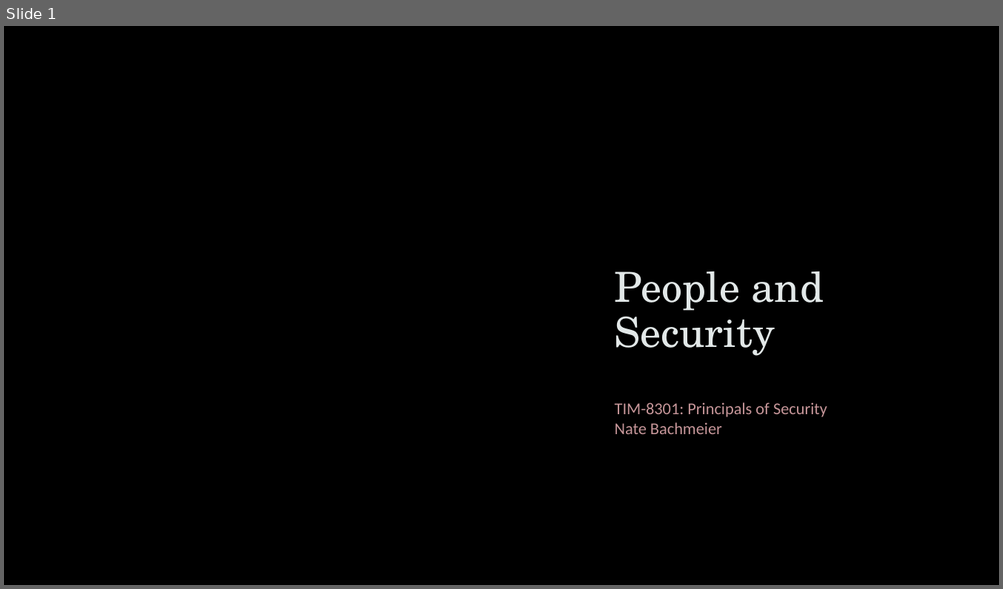
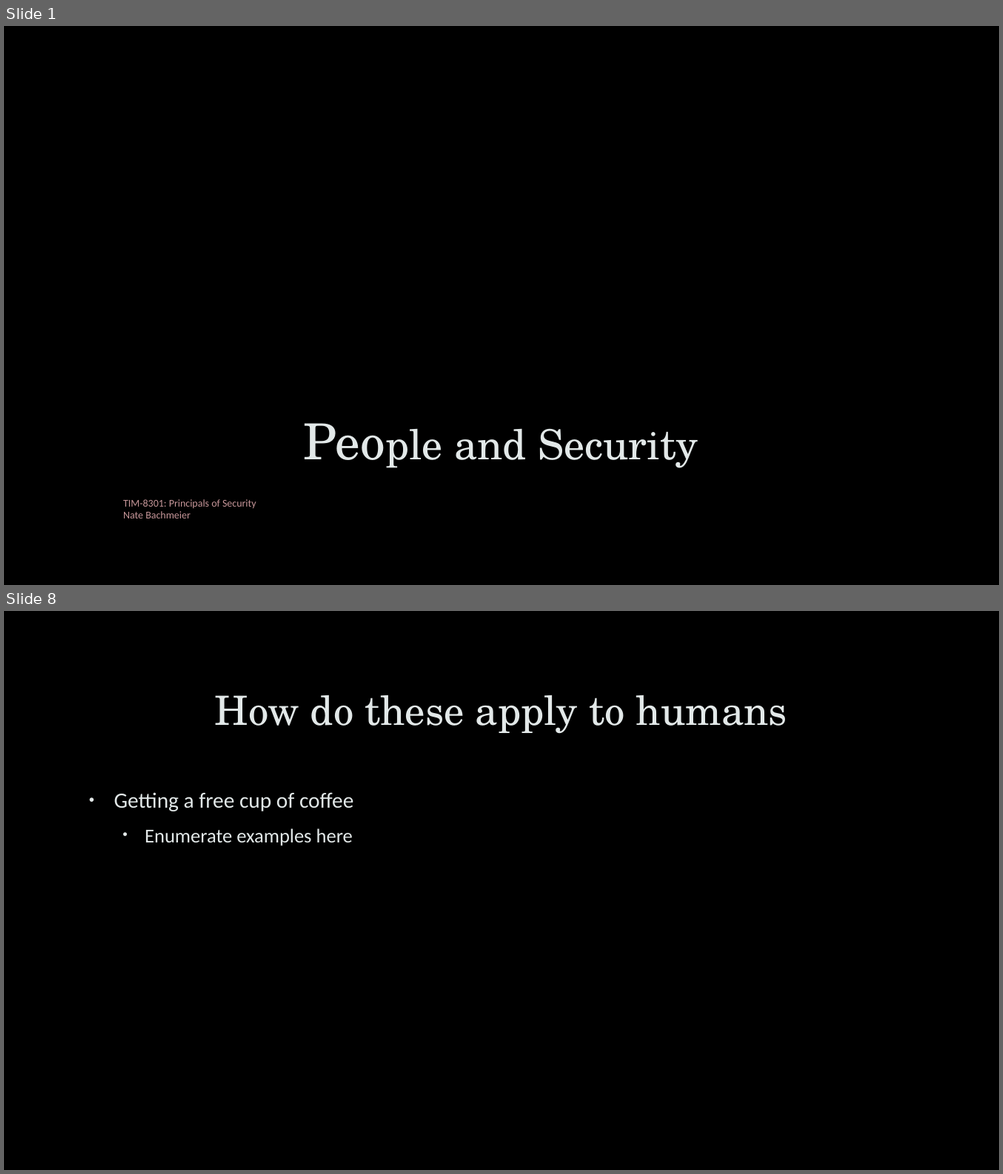
Before and after one commit to dr-natetorious/TIM-8301-Principals_of_CyberSecurity, a slide deck: Week2_PeopleAspects/People and Security.pptx. Shown one above the other, each under a label of ours: slide 1 before the commit, slides 1 and 8 after it; the slides between them are not shown. The pictures are 1003x589 and 1003x1174 pixels, drawn with LibreOffice and Linux fonts; fonts in the diff are those of the drawing; background and template pictures are left out. Boxes give left, top, right and bottom in pixels: in the first picture for what was removed or moved away, otherwise in the second. Text is boxed around its words. In the diff, an @@ line names an element or a change of style, - is before the commit and + after.

```diff
--- a/Week2_PeopleAspects/People and Security.pptx
+++ b/Week2_PeopleAspects/People and Security.pptx
@@ slide 8 added at (4,611,999,1170), background picture (left out) @@
@@ title added at (215,695,787,734), 39 pt, text #E2E8E8 @@
+How do these apply to humans
@@ text added at (114,792,353,846), 21 pt, text #E2E8E8 @@
+• Getting a free cup of coffee
+  • Enumerate examples here
@@ slide 1 changed as well @@
@@ freeform shape removed at (583,142,918,471) @@
@@ rectangle added at (4,371,999,585), fill gradient #000000 @@
@@ title "People and Security": place and size @@
-title "People and Security" at (614,271,823,356)
+title "People and Security" at (454,429,698,469)
@@ title "People and Security" at (454,429,698,469): size 40 to 48 pt in "People"; alignment left to centre @@
@@ subtitle "TIM-8301: Principals of Security Nate ...": place and size @@
-subtitle "TIM-8301: Principals of Security Nate ..." at (614,403,827,434)
+subtitle "TIM-8301: Principals of Security Nate ..." at (123,500,256,519)
@@ subtitle "TIM-8301: Principals of Security Nate ..." at (123,500,256,519): size 16 to 10 pt; line spacing 1 to 0.9; less space between paragraphs @@
```
Also in this commit, not shown: 3 other slides changed, 13 other slides added, 6 slides removed, 2 other files.
